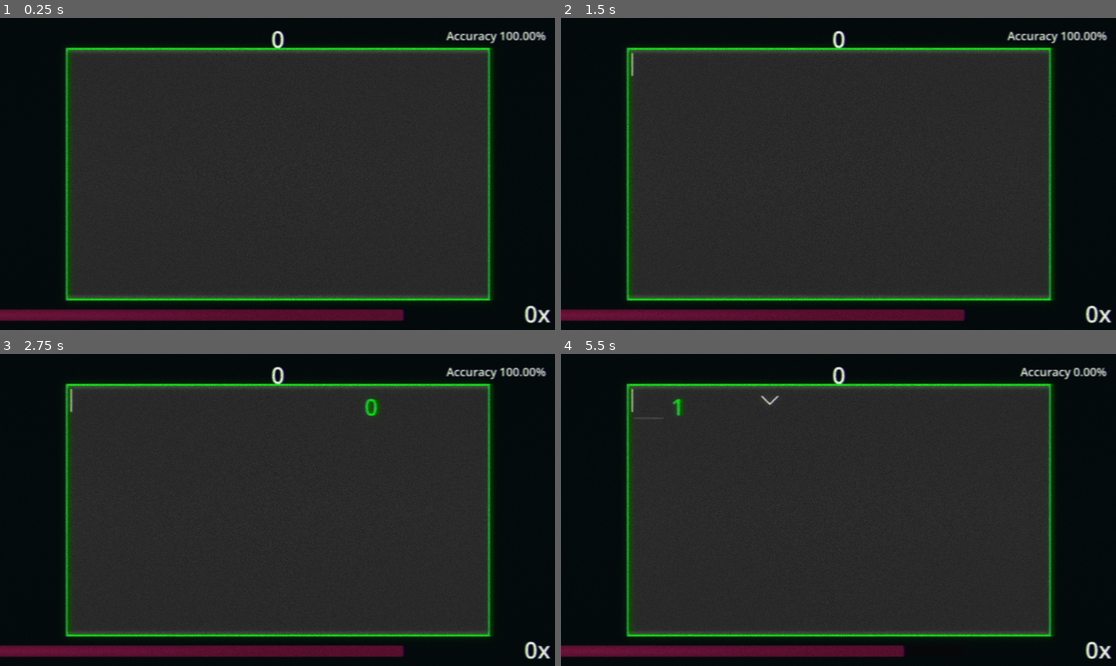
Above: before the commit, frames 1-4 (two rows, left to right).
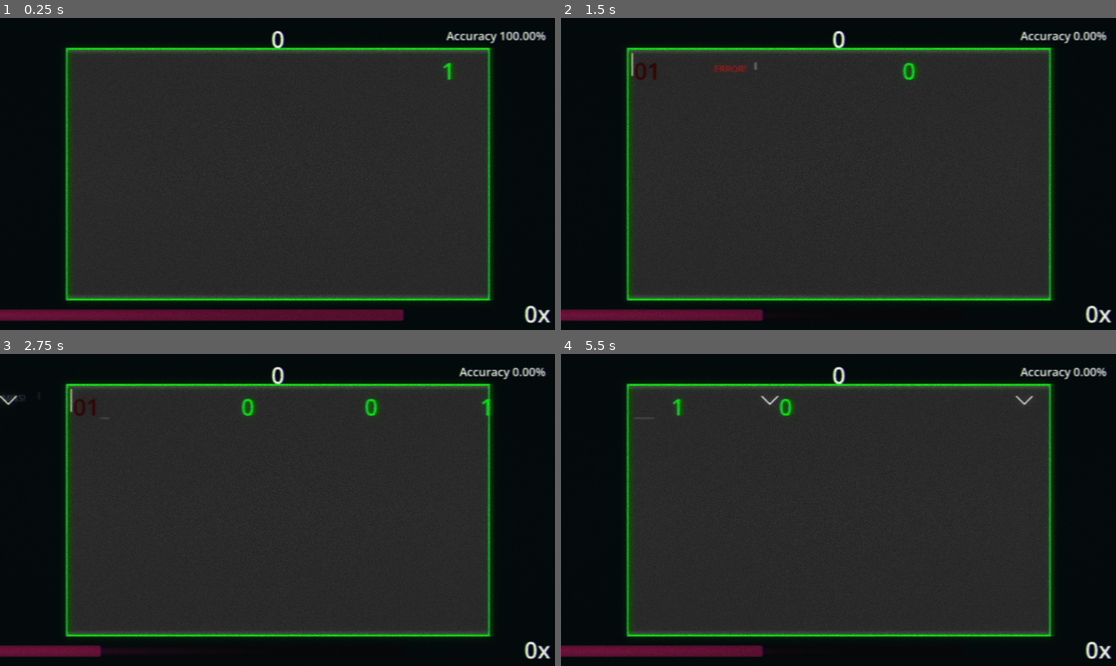
Above: after the commit, the same moments.

Repository: joeljanzen/Bitstreamer
Game: Godot game, scene res://Scenes/level.tscn
Same seed, same stepped clock (60 frames per second), same inputs: the game is played once before the commit and once after it.
Inputs (mouse positions are in pixels of both pictures, inside the frame that each line leads up to):
- Up to frame 1 (0.25 s): no input
- Up to frame 2 (1.5 s): tap Enter (enter) at 0.5 s; tap 0 (0 bit) at 0.6 s; tap 1 (1 bit) at 0.8, 1.35 s
- Up to frame 3 (2.75 s): tap Enter (enter) at 1.55, 2.1 s; tap W (spawn 0 bit) at 2.3 s
- Up to frame 4 (5.5 s): tap W (spawn 0 bit) at 2.85 s; tap Q (spawn 1 bit) at 3.05, 4.35 s; click (721, 606) at 3.5 s, where only the run after the commit has a clickable "Reboot"; tap E (spawn enter) at 4.55 s; tap Escape (pause) at 4.9 s; click "Resume" at 5 s

The runs differ from the first frame. In frame 1, less than 0.1% of the frame differs, in the area x 79-82%, y 14-20%; in frame 2, 2.0%; in frame 3, 2.7%, in the area x 0-99%, y 4-98%; in frame 4, 1.2%.

Commit message:
Level loading from file and level playback

Diff:
--- a/Scenes/level.tscn
+++ b/Scenes/level.tscn
@@ -40,3 +40,6 @@
 
 [node name="WorldEnvironment" type="WorldEnvironment" parent="." unique_id=1513700562]
 environment = SubResource("Environment_81xng")
+
+[node name="DelayTimer" type="Timer" parent="." unique_id=639627387]
+one_shot = true
--- a/Scenes/play_area.tscn
+++ b/Scenes/play_area.tscn
@@ -73,13 +73,6 @@
 fill_from = Vector2(0.5, 0)
 fill_to = Vector2(0.5, 1)
 
-[sub_resource type="GradientTexture2D" id="GradientTexture2D_hwaoc"]
-gradient = SubResource("Gradient_bfqwx")
-width = 864
-height = 32
-fill_from = Vector2(0.5, 0)
-fill_to = Vector2(0.5, 1)
-
 [node name="PlayArea" type="Node2D" unique_id=1773739756]
 light_mask = 3
 script = ExtResource("1_5dgnu")
@@ -134,21 +127,3 @@
 energy = 1.5
 texture = SubResource("GradientTexture2D_27jp8")
 height = 1.0
-
-[node name="Barlight3" type="PointLight2D" parent="." unique_id=735014793]
-visible = false
-position = Vector2(18, 432)
-rotation = 1.5707964
-color = Color(0.2, 0.94509804, 0.23137255, 1)
-energy = 2.0
-texture = SubResource("GradientTexture2D_hwaoc")
-height = 1.0
-
-[node name="Barlight4" type="PointLight2D" parent="." unique_id=576143567]
-visible = false
-position = Vector2(1440, 432)
-rotation = -1.5707964
-color = Color(0.2, 0.94509804, 0.23137255, 1)
-energy = 2.0
-texture = SubResource("GradientTexture2D_hwaoc")
-height = 1.0
--- a/Scripts/Gameplay/bit.gd
+++ b/Scripts/Gameplay/bit.gd
@@ -60,9 +60,9 @@
 var _is_missed = false
 
 # Aesthetic variables.
-## The colour displayed for correctly entered bits.
+## The colour of zero and one bits.
 var bit_color := "#00ff00"
-## The colour displayed for correctly entered bits.
+## The colour of enter bits.
 var enter_color := "#ffffff"
 
 
--- a/Scripts/Gameplay/level.gd
+++ b/Scripts/Gameplay/level.gd
@@ -3,7 +3,8 @@
 
 @onready var _levelUI: LevelStatistics = $LevelUI
 @onready var _environment: WorldEnvironment = $WorldEnvironment
-@onready var _play_area: Node = $PlayArea
+@onready var _play_area: PlayArea = $PlayArea
+@onready var _delay_timer: Timer = $DelayTimer
 
 ## The strength of blur when the game is paused.
 const PAUSE_BLUR_STRENGTH := 0.5
@@ -21,10 +22,40 @@
 ## The game has been failed.
 var failed := false
 
+# Level Information (all loaded from the level's file).
+## The name of the level.
+var level_name: String = ""
+## The beats per minute of the music (good luck if the long changes bpm).
+var bpm: float = -1
+## The speed at which bits fly across the screen, in pixels per second.
+var bit_speed: int = -1
+## The difficulty of the level, AKA how accurate clicks need to be in order to
+## get a perfect score (a good, or okay score is also harder to achieve).
+var difficulty: int = -1
+## The damage each bit does when missed or incorrectly clicked.
+var damage: int = -1
+
+# Level Playback.
+## A queue of upcoming bits.
+var bit_queue: Array[Bit.Type]
+## A queue of delays between sending bits.
+var delay_queue: Array[float]
+
 
 ## Connect to the failed signal.
 func _ready() -> void:
 	Signals.failed.connect(_failed)
+
+	# Level.
+	if load_level("tutorial"):
+		print("name: %s" % level_name)
+		print("bpm: %s" % bpm)
+		print("speed: %s" % bit_speed)
+		print("difficulty: %s" % difficulty)
+		print("damage: %s" % damage)
+		_start_level()
+	else:
+		print("Level failed to load!")
 
 	# Aesthetics.
 	_environment.environment.glow_bloom = GameSettings.bloom_strength
@@ -41,9 +72,123 @@
 		_levelUI.toggle_visible()
 
 
+## Load a level, based on its file name.
+## Returns if the level loaded successfully.
+func load_level(file_name: String) -> bool:
+	var file = FileAccess.open("res://Levels/%s.txt" % file_name, FileAccess.READ)
+	if file == null:
+		push_error("Level file could not be found!")
+		return false
+
+	var content = file.get_as_text()
+	var lines: PackedStringArray = content.split("\n", false)
+	var level_data: PackedStringArray = lines[0].split(",", false)
+
+	var error_loading := false
+
+	for token: String in level_data:
+		if token.contains("name="):
+			level_name = token.erase(0, 5) # Erases "name=" from the token.
+		elif token.contains("bpm="):
+			var check = token.erase(0,4)
+			if check.is_valid_float():
+				bpm = float(check)
+		elif token.contains("speed="):
+			var check = token.erase(0,6)
+			if check.is_valid_int():
+				bit_speed = int(check)
+		elif token.contains("diff="):
+			var check = token.erase(0,5)
+			if check.is_valid_int():
+				difficulty = int(check)
+		elif token.contains("dmg="):
+			var check = token.erase(0,4)
+			if check.is_valid_int():
+				damage = int(check)
+		else:
+			push_error("Level data not recognized: %s" % token)
+
+	# Check that all data was correctly loaded.
+	if level_name.is_empty():
+		error_loading = true
+		push_error("Level name could not be found!")
+	if bpm < 0:
+		error_loading = true
+		push_error("Level BPM could not be found!")
+	if bit_speed < 0:
+		error_loading = true
+		push_error("Level bit speed could not be found!")
+	if difficulty < 0:
+		error_loading = true
+		push_error("Level difficulty could not be found!")
+	if damage < 0:
+		error_loading = true
+		push_error("Level damage could not be found!")
+
+	if !error_loading:
+		print("Made it to the bit loading part!")
+
+		for line in range(1, lines.size()):
+			var tokens := lines[line].split(",", false)
+			if tokens.size() != 2:
+				error_loading = true
+				push_error("Unexpected number of tokens in line %d" % line)
+				break
+
+			var bit_token = tokens[0]
+			var delay_token = tokens[1]
+
+			match bit_token:
+				"0":
+					bit_queue.push_back(Bit.Type.ZERO)
+				"1":
+					bit_queue.push_back(Bit.Type.ONE)
+				"enter":
+					bit_queue.push_back(Bit.Type.ENTER)
+				"2":
+					bit_queue.push_back(Bit.Type.ENTER)
+				_:
+					error_loading = true
+					push_error("Bit type not recognized: %s" % bit_token)
+					break
+			if delay_token.is_valid_float():
+				delay_queue.push_back(float(delay_token))
+			else:
+				error_loading = true
+				push_error("Delay not recognized: %s" % delay_token)
+				break
+
+	if error_loading:
+		return false
+	else:
+		print("Successfully loaded all bits and delays!\n")
+		print(bit_queue)
+		print()
+		print(delay_queue)
+		print()
+		return true
+
+
+## Starts the level, provided that the level has been loaded correctly.
+func _start_level() -> void:
+	while !bit_queue.is_empty():
+		var bit = bit_queue.pop_front()
+		print("sending bit of type %d" % bit)
+		_play_area.send_bit(bit, bit_speed, damage)
+		if !bit_queue.is_empty(): # Ignore the last delay, as the song is done.
+			var delay = delay_queue.pop_front()
+			print("waiting for %f seconds" % delay)
+			_delay_timer.start(delay)
+			await _delay_timer.timeout
+	# Should actually wait for the last bit to be clicked/missed at this point.
+	print("level finished!")
+
+
 ## The level has been unpaused.
 func resumed() -> void:
 	paused = false
+	_delay_timer.set_paused(false)
+
 	_pause_instance.queue_free()
 	if _UI_was_visible:
 		_levelUI.toggle_visible()
@@ -57,6 +202,7 @@
 ## The level has been failed.
 func _failed() -> void:
 	failed = true
+	_delay_timer.stop()
 	_play_area.process_mode = Node.PROCESS_MODE_DISABLED
 
 	var crash_screen: GameCrashUI = _crash_screen.instantiate()
@@ -67,6 +213,8 @@
 ## The level has been paused.
 func _paused() -> void:
 	paused = true
+	_delay_timer.set_paused(true)
+
 	_UI_was_visible = _levelUI.UI_is_visible()
 	_levelUI.hide_UI()
 	_play_area.process_mode = Node.PROCESS_MODE_DISABLED
--- a/Scripts/Gameplay/play_area.gd
+++ b/Scripts/Gameplay/play_area.gd
@@ -1,3 +1,4 @@
+class_name PlayArea
 extends Node2D
 ## The cursor indicating to the player when to click a bit.
 
@@ -16,7 +17,7 @@
 const MAX_LINE_NUM := 10
 
 ## The stack of bits currently on screen (commonly referred to as the "stream").
-var bit_stream = []
+var bitstream = []
 
 ## The speed the cursor blinks while idle.
 var flicker_speed := 4
@@ -79,19 +80,19 @@
 	var new_bit: Bit = _bit.instantiate()
 	add_child(new_bit)
 	new_bit.create(value, _cursor.global_position.y, _cursor.global_position.x, speed, damage)
-	bit_stream.push_back(new_bit)
+	bitstream.push_back(new_bit)
 
 
 ## Try to click the next bit in the stream.
 ## Returns true if the click worked.
 func _click_bit(value: Bit.Type) -> bool:
-	if !bit_stream.is_empty():
-		var curr_bit: Bit = bit_stream[0]
+	if !bitstream.is_empty():
+		var curr_bit: Bit = bitstream[0]
 
 		if curr_bit.click(value): # if this isn't true, bit is not clickable
 			var correct_click = curr_bit.get_value() == value
 			if correct_click: # will be popped off in the missed_bit func otherwise
-				bit_stream.pop_front()
+				bitstream.pop_front()
 
 			match value:
 				Bit.Type.ZERO:
@@ -106,8 +107,8 @@
 
 ## Missed a bit, so remove from the stream.
 func _missed_bit(_damage, _click_quality):
-	if !bit_stream.is_empty():
-		var missed: Bit = bit_stream.pop_front()
+	if !bitstream.is_empty():
+		var missed: Bit = bitstream.pop_front()
 
 		match missed.get_value():
 			Bit.Type.ZERO:
Not shown, added: Levels/test.txt
Not shown, added: Levels/test2.txt
Not shown, added: Levels/test3.txt
Not shown, added: Levels/tutorial.txt
